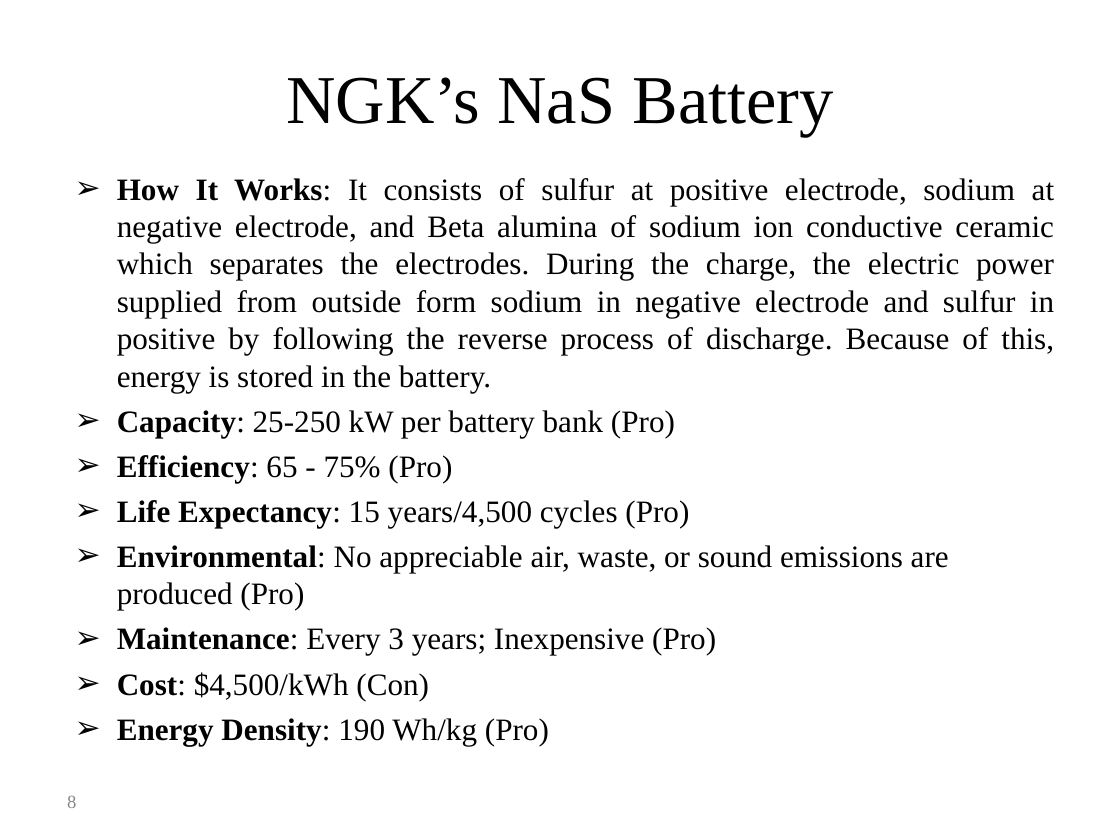
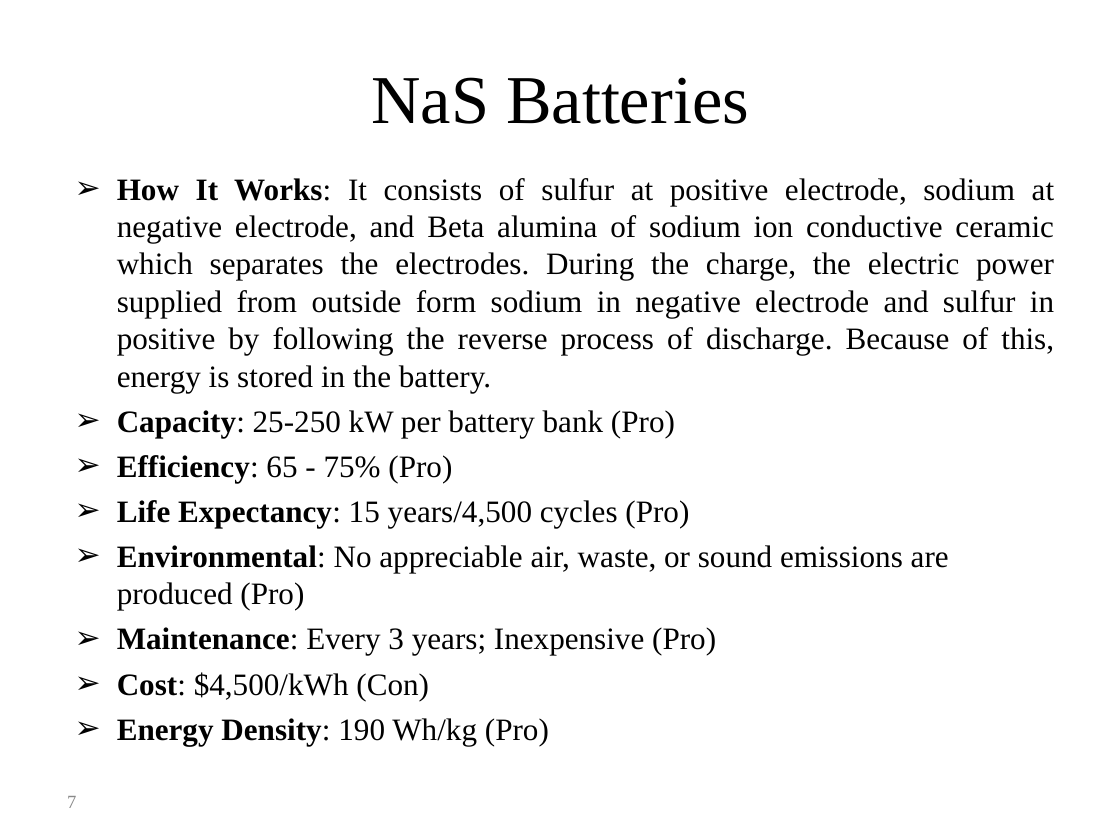
Before and after one commit to gridlab-d/course, a slide deck: slide 7 of Distribution_Analysis_Course/4.0 - Energy_Storage_and_PHEVs.ppt (slide 8 before the commit). Drawn at 1120x840 pixels with LibreOffice and Linux fonts; fonts in the diff are those of the drawing. Boxes give left, top, right and bottom in pixels: in the first picture for what was removed or moved away, otherwise in the second. Text is boxed around its words. In the diff, an @@ line names an element or a change of style, - is before the commit and + after.

```diff
--- a/Distribution_Analysis_Course/4.0 - Energy_Storage_and_PHEVs.ppt
+++ b/Distribution_Analysis_Course/4.0 - Energy_Storage_and_PHEVs.ppt
@@ title at box(371, 77, 749, 124): text changed @@
-NGK’s NaS Battery
+NaS Batteries
@@ page number at box(67, 796, 76, 808): text changed @@
-8
+7
```
Also in this commit, not shown: 7 other slides changed, 3 slides added, 3 slides removed.
